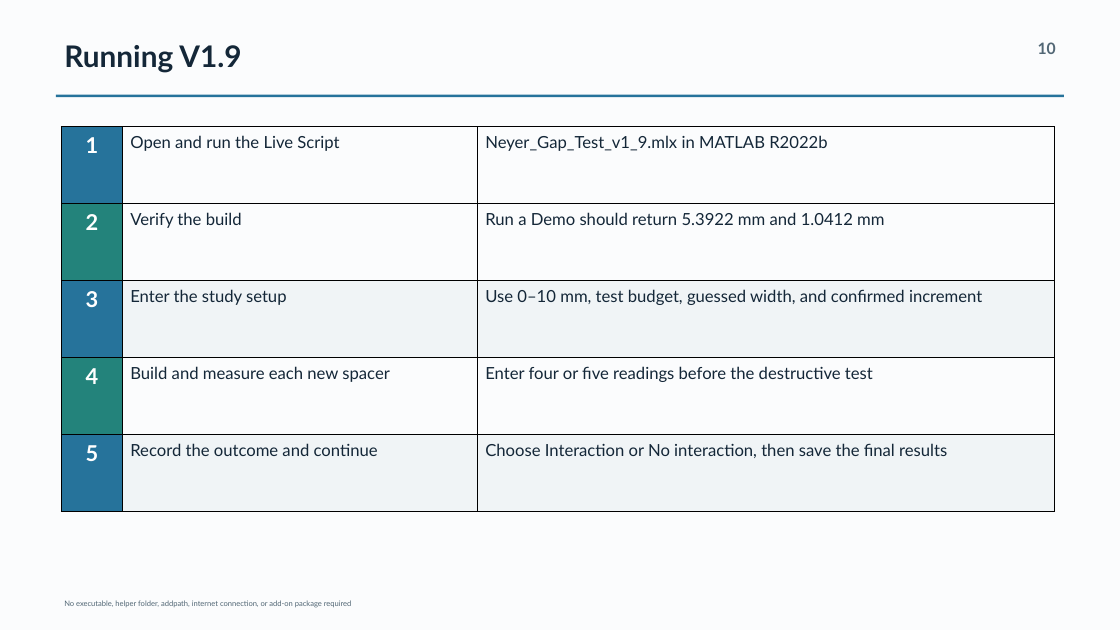
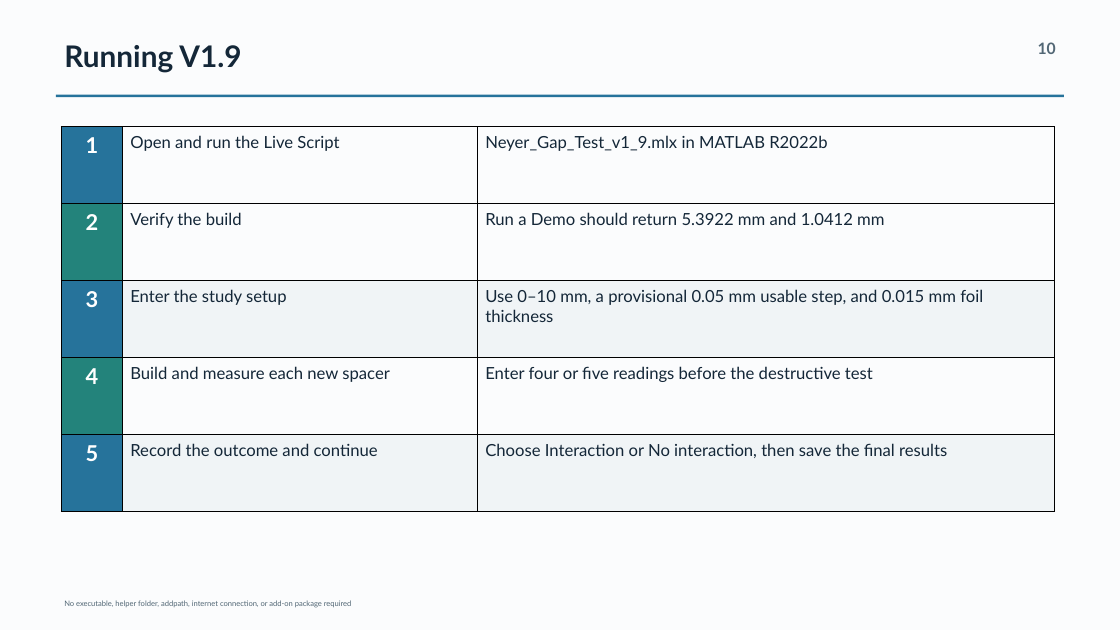
Before and after one commit to xCloudy75z/CHATGPT-Neyer, a slide deck: slide 10 of delivery/Neyer_Gap_Test_v1_9_Presentation.pptx. Drawn at 1120x630 pixels with LibreOffice and Linux fonts; fonts in the diff are those of the drawing. Boxes give left, top, right and bottom in pixels: in the first picture for what was removed or moved away, otherwise in the second. Text is boxed around its words. In the diff, an @@ line names an element or a change of style, - is before the commit and + after.

```diff
--- a/delivery/Neyer_Gap_Test_v1_9_Presentation.pptx
+++ b/delivery/Neyer_Gap_Test_v1_9_Presentation.pptx
@@ table at (61,127,1055,512) @@
-row 3, column 3: Use 0–10 mm, test budget, guessed width, and confirmed increment
+row 3, column 3: Use 0–10 mm, a provisional 0.05 mm usable step, and 0.015 mm foil thickness
```
Also in this commit, not shown: 6 other slides changed, 27 other files.
